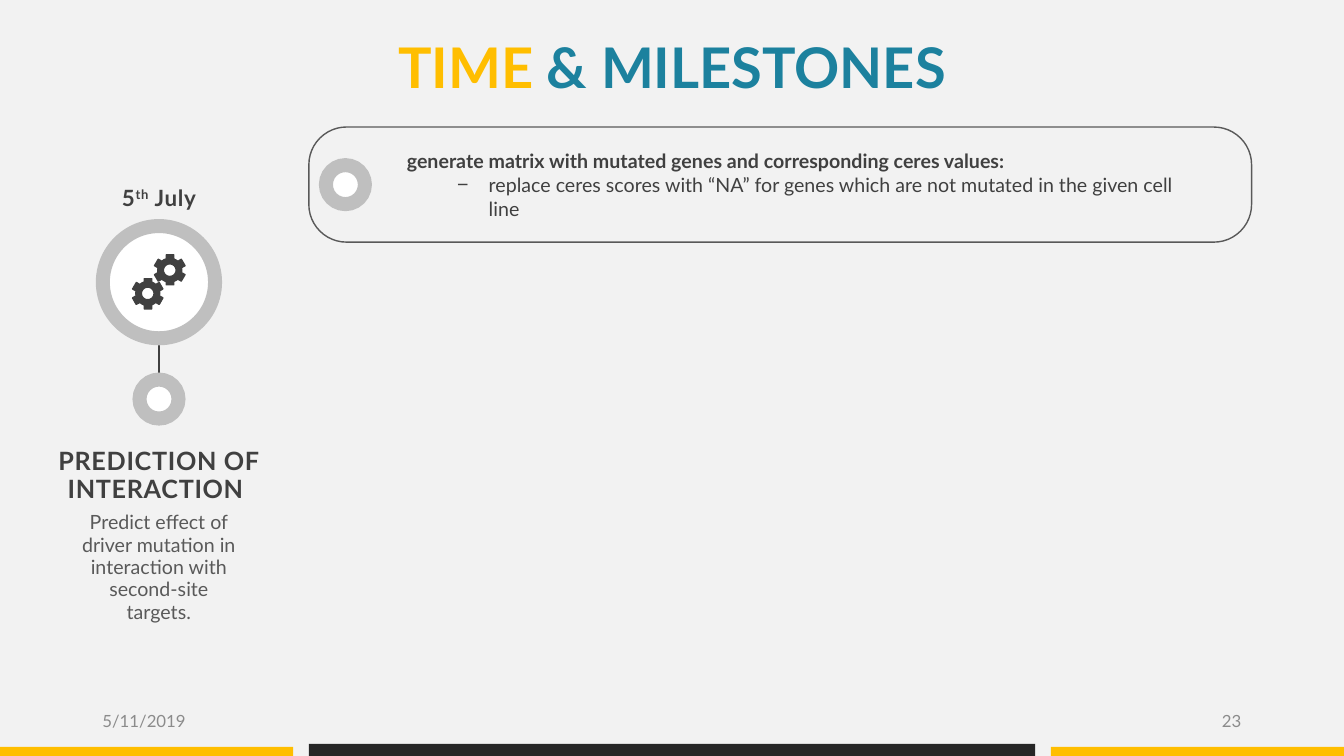
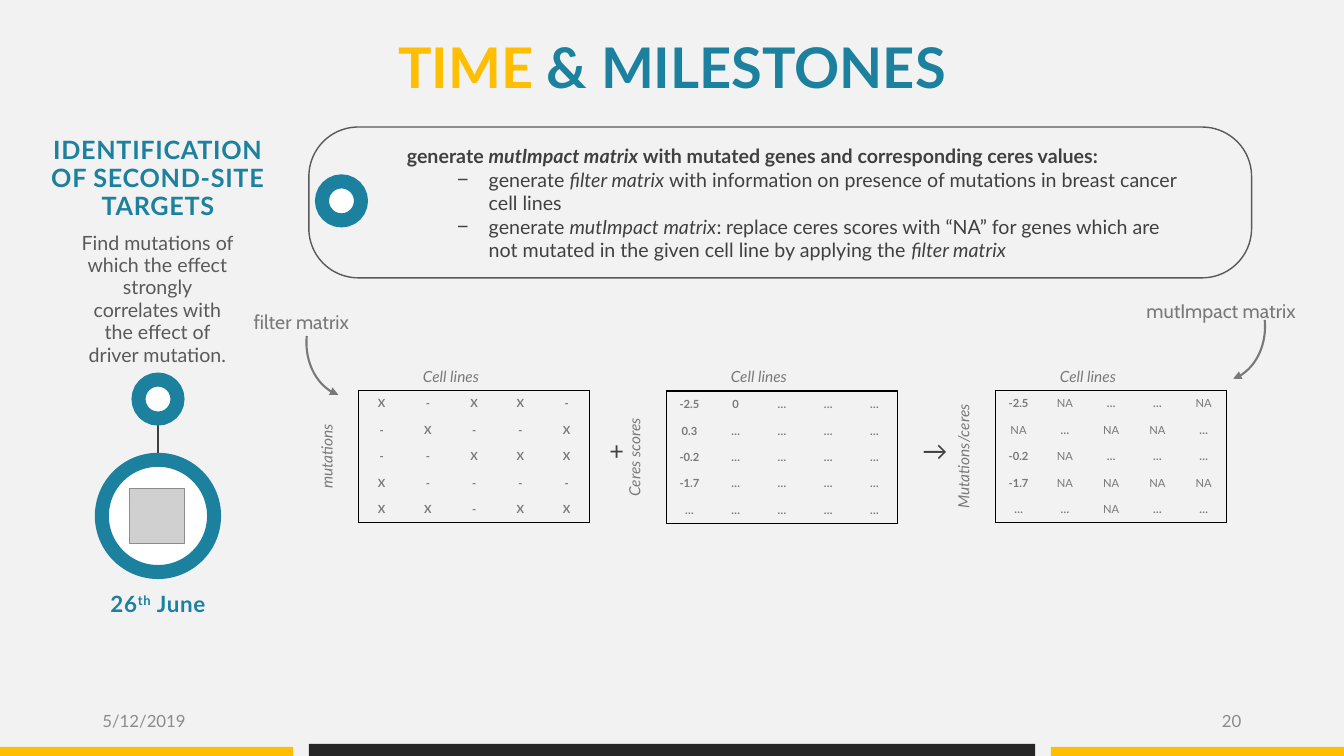
Before and after one commit to datascience-mobi/group-04-project-1-4, a slide deck: slide 20 of Project proposal_presentation_V1.pptx (slide 23 before the commit). Drawn at 1344x756 pixels with LibreOffice and Linux fonts; fonts in the diff are those of the drawing; grey boxes stand for pictures. Boxes give left, top, right and bottom in pixels: in the first picture for what was removed or moved away, otherwise in the second. Text is boxed around its words. In the diff, an @@ line names an element or a change of style, - is before the commit and + after.

```diff
--- a/Project proposal_presentation_V1.pptx
+++ b/Project proposal_presentation_V1.pptx
@@ rounded rectangle: place and size @@
-rounded rectangle at box(309, 127, 1251, 242)
+rounded rectangle at box(309, 127, 1251, 278)
@@ text at box(407, 148, 1177, 261): text changed @@
-generate matrix with mutated genes and corresponding ceres values:
-  − replace ceres scores with “NA” for genes which are not mutated in the given cell line
+generate mutImpact matrix with mutated genes and corresponding ceres values:
+  − generate filter matrix with information on presence of mutations in breast cancer cell lines
+  − generate mutImpact matrix: replace ceres scores with “NA” for genes which are not mutated in the given cell line by applying the filter matrix
@@ ellipse at box(322, 181, 361, 221): outline #BFBFBF 10 pt to #1C819E 10 pt @@
@@ ellipse: place and size @@
-ellipse at box(326, 165, 365, 205)
+ellipse at box(322, 181, 361, 221)
@@ arc (boxed as its full ellipse) added at box(306, 289, 393, 397), outline #797979 1.5 pt @@
@@ arc (boxed as its full ellipse) added at box(1178, 273, 1265, 381), outline #797979 1.5 pt @@
@@ text added at box(254, 314, 349, 329), 14 pt, text #797979 @@
+filter matrix
@@ text added at box(1146, 304, 1296, 324), 14 pt, text #797979 @@
+mutImpact matrix
@@ ellipse at box(138, 380, 177, 419): outline #BFBFBF 10 pt to #1C819E 10 pt @@
@@ table added at box(313, 362, 591, 523), 6 rows, 6 columns @@
+Cell lines |  |  |  |  | 
+mutations | X | - | X | X | -
+ | - | X | - | - | X
+ | - | - | X | X | X
+ | X | - | - | - | -
+ | X | X | - | X | X
@@ table added at box(620, 363, 898, 524), 6 rows, 6 columns @@
+Cell lines |  |  |  |  | 
+Ceres scores | -2.5 | 0 | … | … | …
+ | 0.3 | … | … | … | …
+ | -0.2 | … | … | … | …
+ | -1.7 | … | … | … | …
+ | … | … | … | … | …
@@ table added at box(950, 362, 1228, 523), 6 rows, 6 columns @@
+Cell lines |  |  |  |  | 
+Mutations/ceres | -2.5 | NA | … | … | NA
+ | NA | … | NA | NA | …
+ | -0.2 | NA | … | … | …
+ | -1.7 | NA | NA | NA | NA
+ | … | … | NA | … | …
@@ line moved from (159, 346) - (159, 386) to (158, 418) - (158, 460) @@
@@ text added at box(600, 431, 638, 471), 18 pt, text #404040 @@
++
@@ text added at box(912, 431, 955, 471), 18 pt, text #404040 @@
+→
@@ group added at box(51, 140, 263, 612): 3 texts, 1 ellipse, 1 picture @@
+26th June
+IDENTIFICATION OF SECOND-SITE TARGETS
+Find mutations of which the effect strongly correlates with the effect of driver mutation.
@@ group removed at box(58, 189, 259, 623): 3 texts, 2 freeform shapes, 1 ellipse @@
-5th July
-PREDICTION OF INTERACTION
-Predict effect of driver mutation in interaction with second-site targets.
@@ text at box(102, 715, 185, 728): text changed @@
-5/11/2019
+5/12/2019
@@ page number at box(1222, 715, 1241, 727): text changed @@
-23
+20
```
Also in this commit, not shown: 23 other slides changed, 3 slides added, 2 slides removed, 2 other files.
